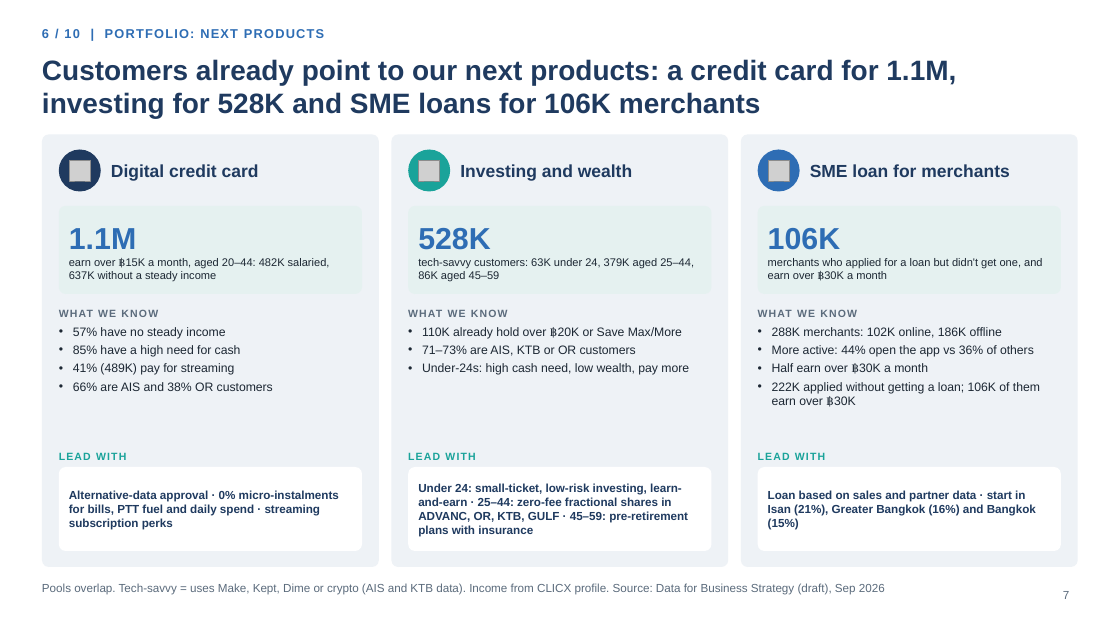
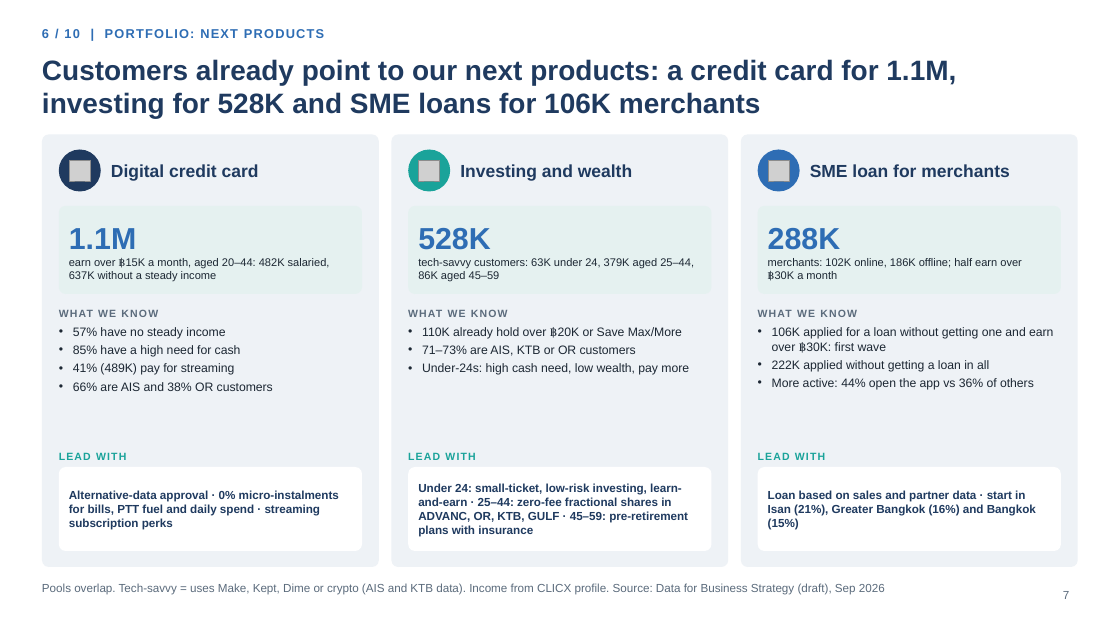
Before and after one commit to hweisim/claude_code, a slide deck: slide 7 of clicx_insights/CLICX_Storyline_v2.pptx. Drawn at 1120x630 pixels with LibreOffice and Linux fonts; fonts in the diff are those of the drawing; grey boxes stand for pictures; background and template pictures are left out. Boxes give left, top, right and bottom in pixels: in the first picture for what was removed or moved away, otherwise in the second. Text is boxed around its words. In the diff, an @@ line names an element or a change of style, - is before the commit and + after.

```diff
--- a/clicx_insights/CLICX_Storyline_v2.pptx
+++ b/clicx_insights/CLICX_Storyline_v2.pptx
@@ text at bbox=[768, 228, 1022, 281]: text changed @@
-106K
-merchants who applied for a loan but didn't get one, and earn over ฿30K a month
+288K
+merchants: 102K online, 186K offline; half earn over ฿30K a month
@@ text at bbox=[772, 327, 1053, 372]: text changed @@
-• 288K merchants: 102K online, 186K offline
+• 106K applied for a loan without getting one and earn over ฿30K: first wave
+• 222K applied without getting a loan in all
@@ text at bbox=[772, 363, 1040, 407]: paragraphs removed @@
-• Half earn over ฿30K a month
-• 222K applied without getting a loan; 106K of them earn over ฿30K
```
Also in this commit, not shown: 2 other files.
